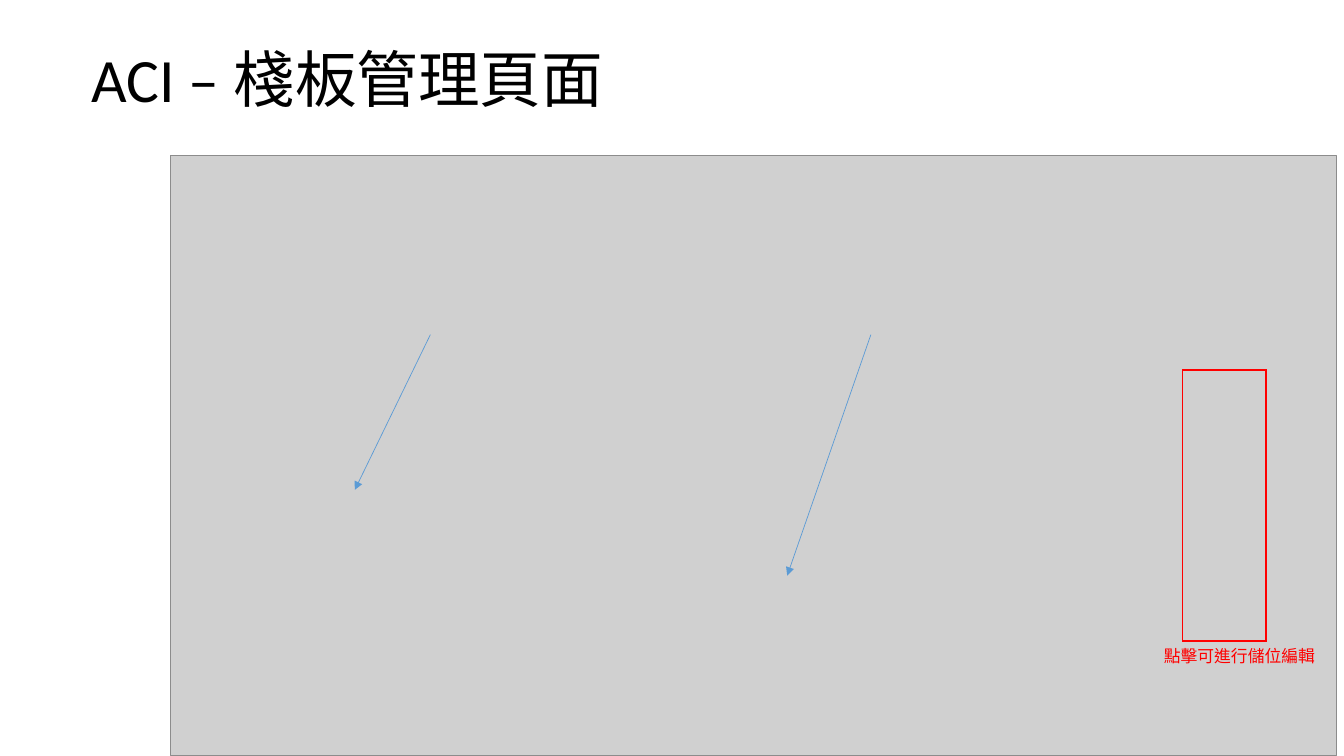
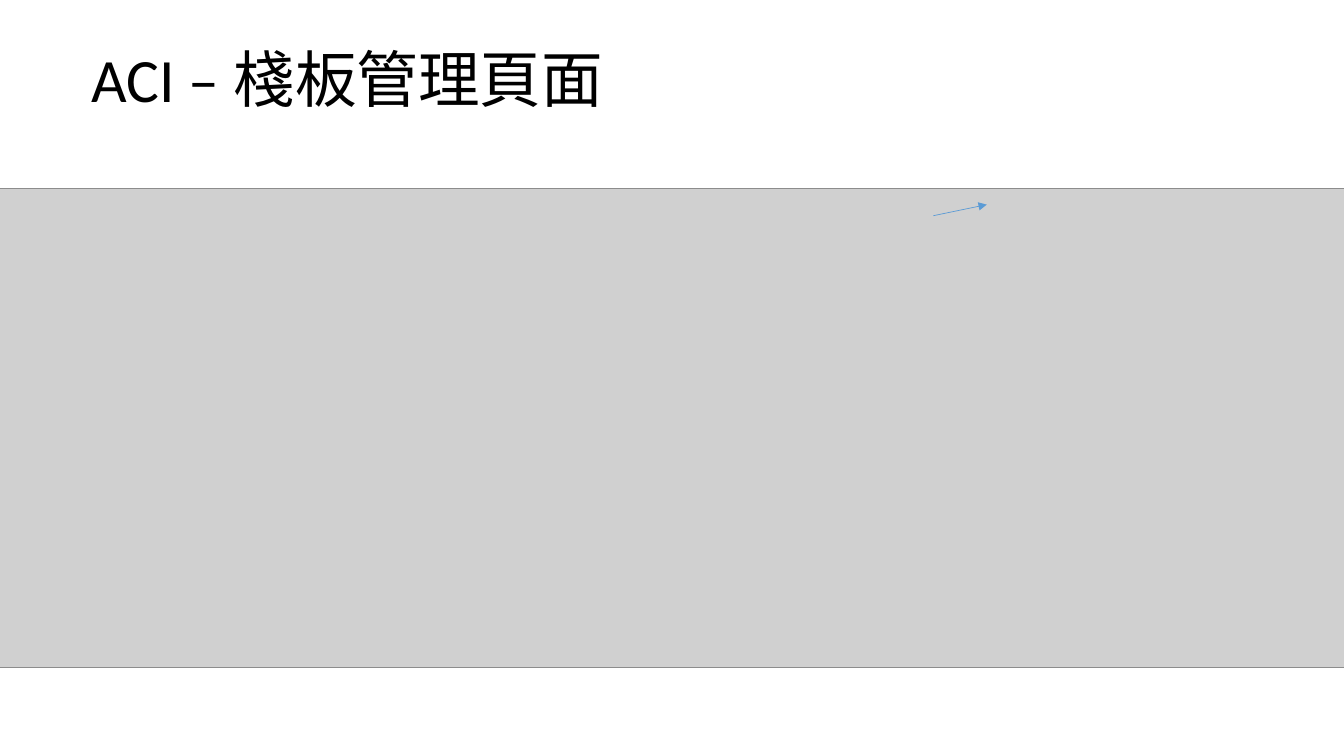
Before and after one commit to CrayHung/twoway-scanner, a slide deck: slide 20 of document/ACI庫存操作.pptx (slide 14 before the commit). Drawn at 1344x756 pixels with LibreOffice and Linux fonts; fonts in the diff are those of the drawing; grey boxes stand for pictures. Boxes give left, top, right and bottom in pixels: in the first picture for what was removed or moved away, otherwise in the second. Text is boxed around its words. In the diff, an @@ line names an element or a change of style, - is before the commit and + after.

```diff
--- a/document/ACI庫存操作.pptx
+++ b/document/ACI庫存操作.pptx
@@ picture: place and size @@
-picture at bbox=[170, 156, 1337, 756]
+picture at bbox=[0, 189, 1344, 667]
@@ arrow added from (934, 216) to (987, 205), #5B9BD5 0.5 pt @@
@@ arrow removed from (431, 335) to (355, 490) @@
@@ arrow removed from (871, 335) to (787, 576) @@
@@ rectangle removed at bbox=[1183, 370, 1266, 641] @@
@@ text removed at bbox=[1164, 648, 1315, 664] @@
-點擊可進行儲位編輯
```
Also in this commit, not shown: 12 other slides changed, 11 slides added, 8 slides removed, 22 other files.
